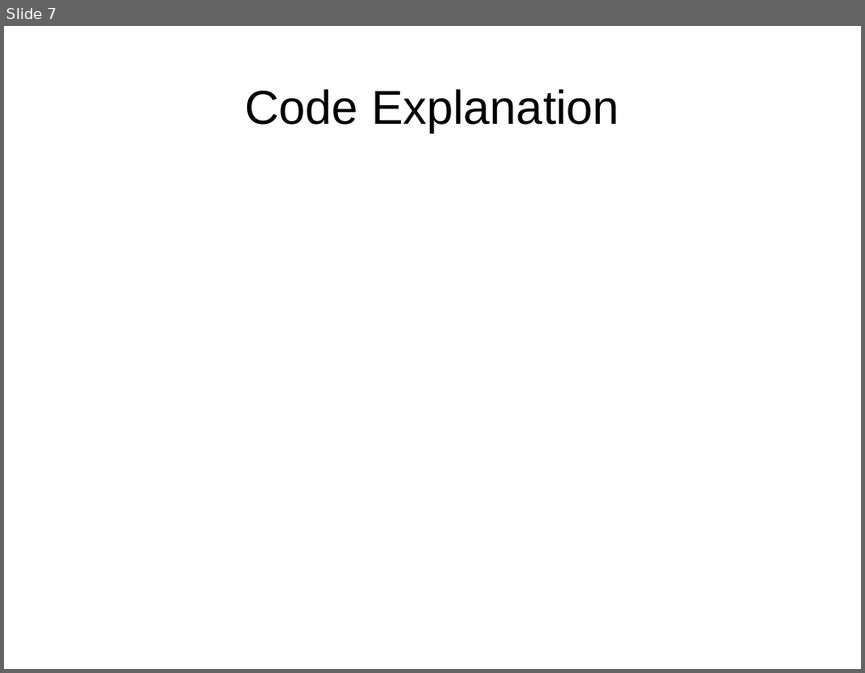
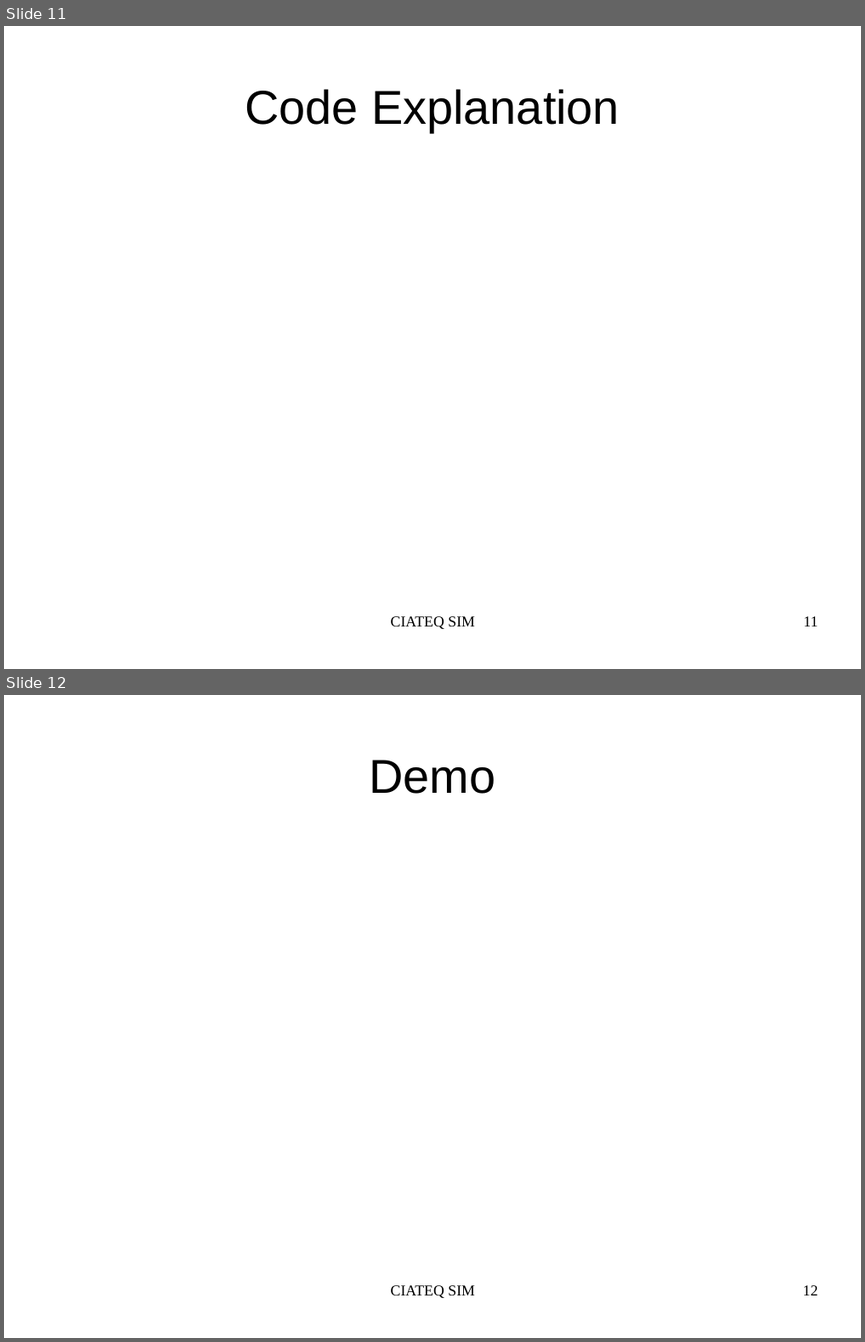
Before and after one commit to tehuano/compilers-sim, a slide deck: dollar_language.odp. Shown one above the other, each under a label of ours: slide 7 before the commit, slides 11 and 12 after it. The pictures are 865x673 and 865x1342 pixels, drawn with LibreOffice and Linux fonts; fonts in the diff are those of the drawing. Boxes give left, top, right and bottom in pixels: in the first picture for what was removed or moved away, otherwise in the second. Text is boxed around its words. In the diff, an @@ line names an element or a change of style, - is before the commit and + after.

```diff
--- a/dollar_language.odp
+++ b/dollar_language.odp
@@ slide 12 added at bbox=[4, 695, 861, 1338], background #FFFFFF @@
@@ title added at bbox=[369, 760, 495, 794], 44 pt, text #000000 @@
+Demo
@@ text added at bbox=[391, 1285, 475, 1298], 14 pt, text #000000 @@
+CIATEQ SIM
@@ page number added at bbox=[803, 1285, 818, 1295], 14 pt, text #000000 @@
+12
@@ what was slide 7 is now slide 11 @@
@@ slide 11 changed as well @@
@@ text added at bbox=[391, 616, 475, 629], 14 pt, text #000000 @@
+CIATEQ SIM
@@ page number added at bbox=[803, 616, 817, 626], 14 pt, text #000000 @@
+11
```
Also in this commit, not shown: 1 other slide changed, 9 other slides added, 6 slides removed, 3 other files.
